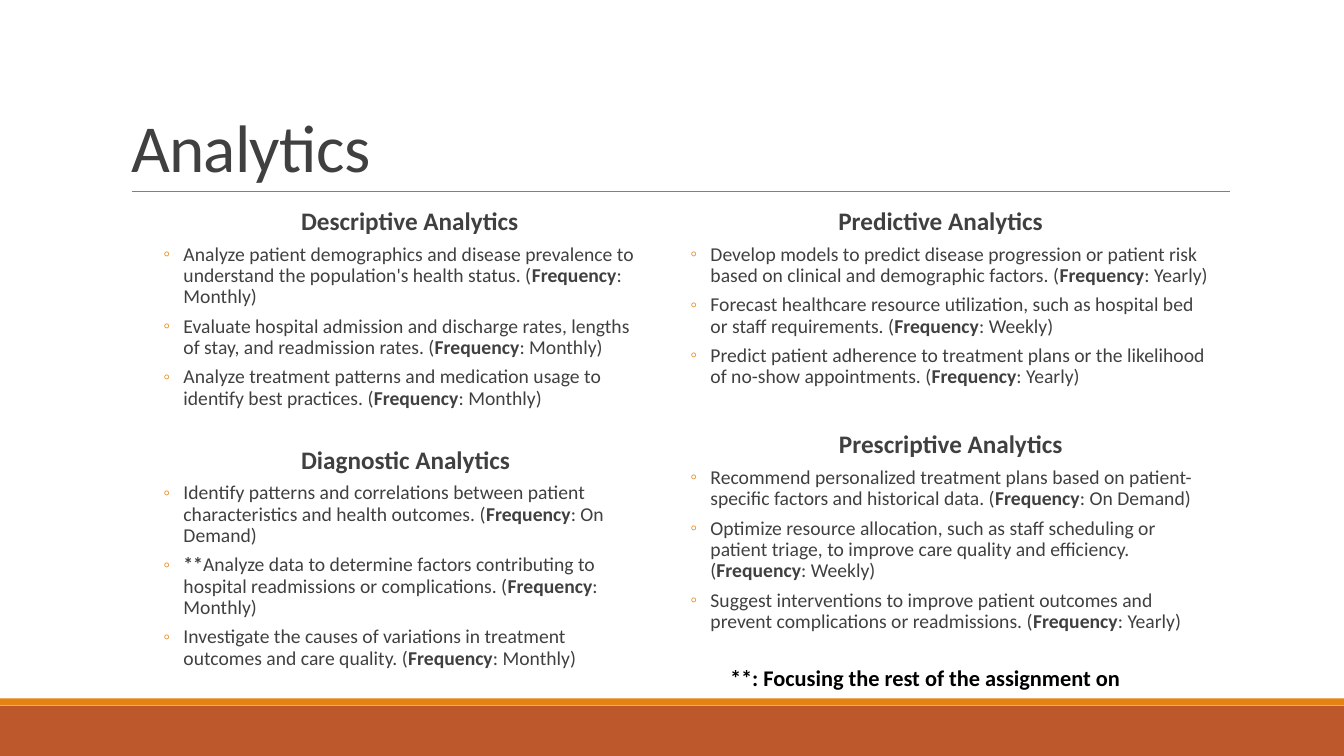
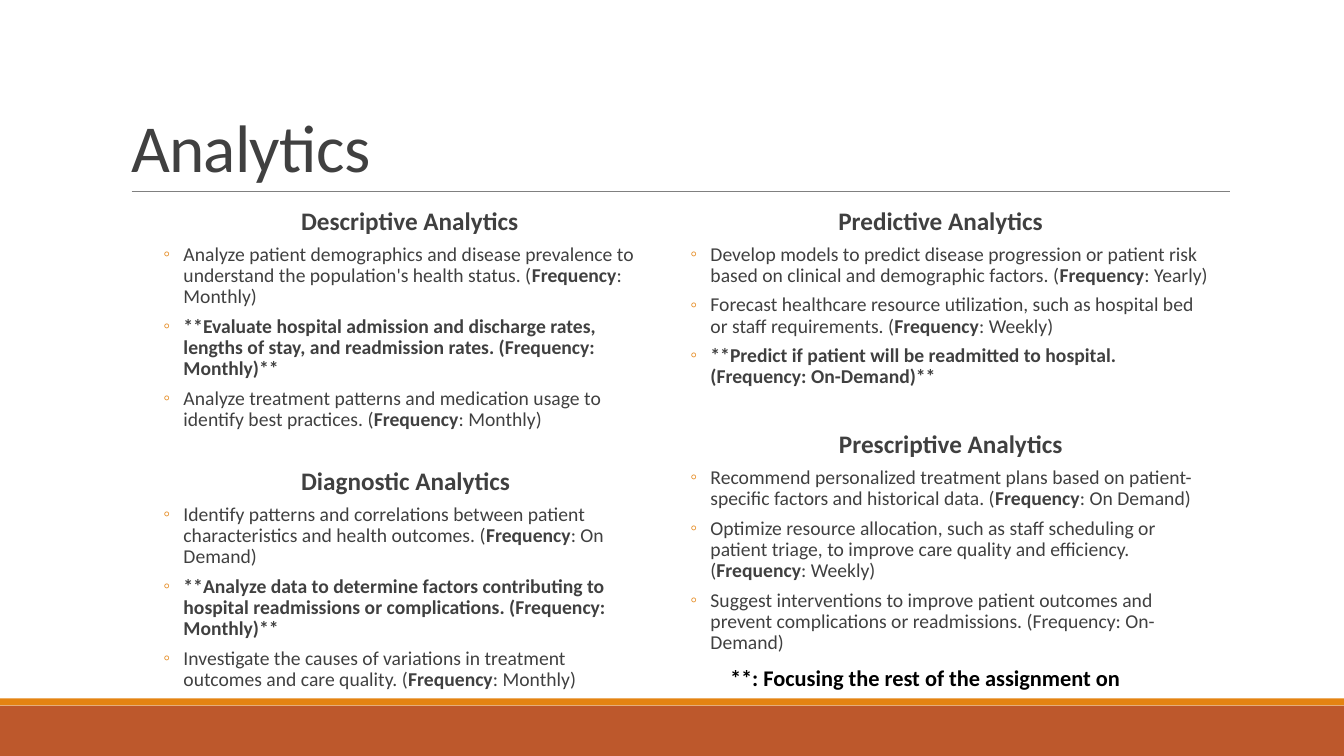
Before and after one commit to samswain2/MSiA-SQ, a slide deck: slide 4 of MSiA 423/hw01/hw01_deck.pptx. Drawn at 1344x756 pixels with LibreOffice and Linux fonts; fonts in the diff are those of the drawing. Boxes give left, top, right and bottom in pixels: in the first picture for what was removed or moved away, otherwise in the second. Text is boxed around its words. In the diff, an @@ line names an element or a change of style, - is before the commit and + after.

```diff
--- a/MSiA 423/hw01/hw01_deck.pptx
+++ b/MSiA 423/hw01/hw01_deck.pptx
@@ text at box(183, 319, 595, 378): text changed; bold on @@
-    ◦ Evaluate hospital admission and discharge rates, lengths of stay, and readmission rates. (Frequency: Monthly)
+    ◦ **Evaluate hospital admission and discharge rates, lengths of stay, and readmission rates. (Frequency: Monthly)**
@@ text at box(710, 348, 1116, 386): text changed; bold on @@
-    ◦ Predict patient adherence to treatment plans or the likelihood of no-show appointments. (Frequency: Yearly)
+    ◦ **Predict if patient will be readmitted to hospital. (Frequency: On-Demand)**
@@ text at box(183, 579, 605, 638): text changed; bold on @@
-    ◦ **Analyze data to determine factors contributing to hospital readmissions or complications. (Frequency: Monthly)
+    ◦ **Analyze data to determine factors contributing to hospital readmissions or complications. (Frequency: Monthly)**
@@ text at box(710, 593, 1154, 652): text changed @@
-    ◦ Suggest interventions to improve patient outcomes and prevent complications or readmissions. (Frequency: Yearly)
+    ◦ Suggest interventions to improve patient outcomes and prevent complications or readmissions. (Frequency: On-Demand)
```
Also in this commit, not shown: 2 other slides changed, 5 slides added, 3 other files.
